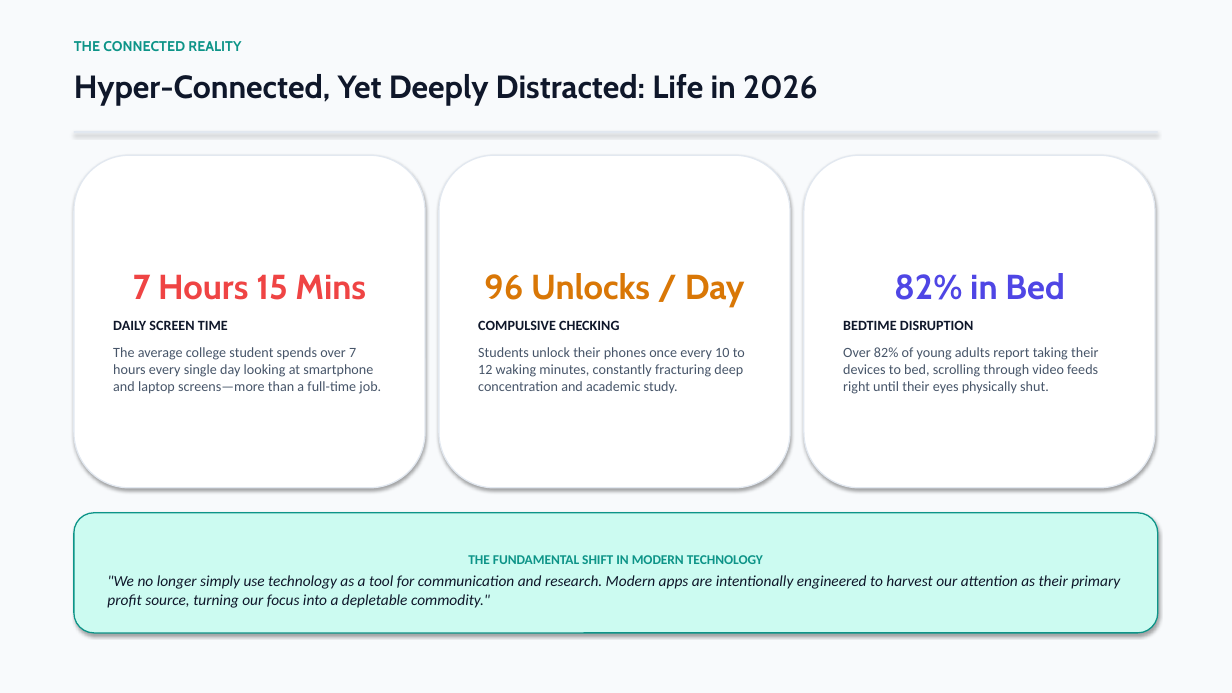
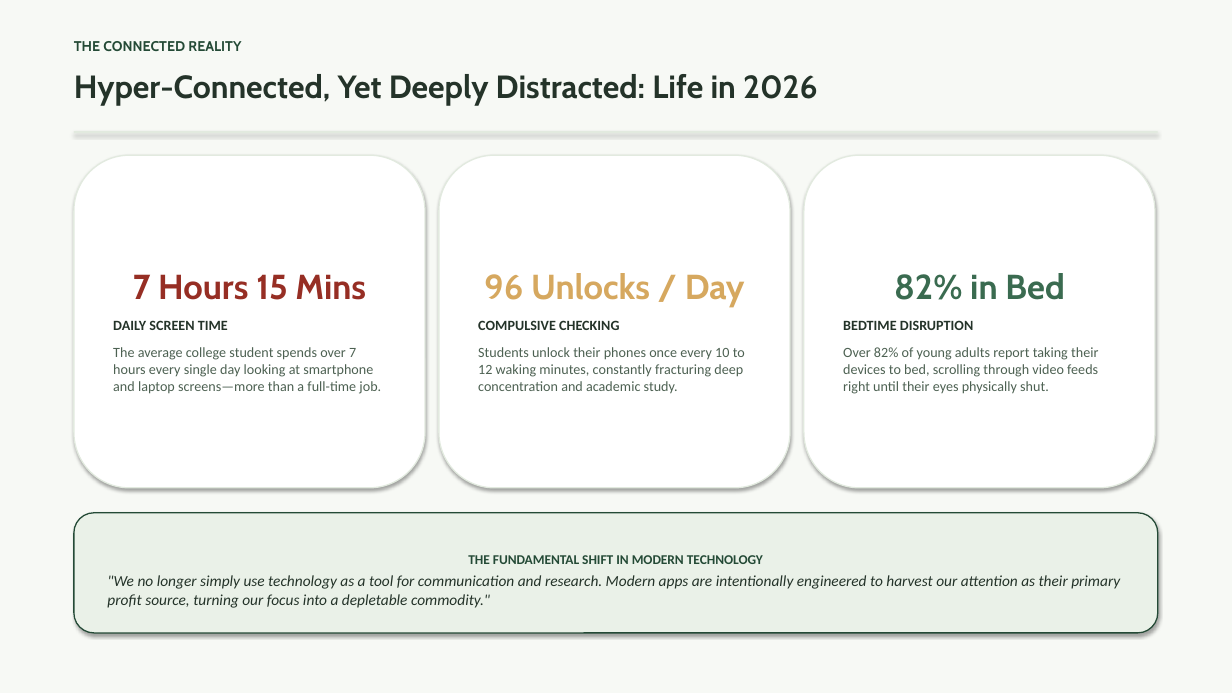
Before and after one commit to ruler1666/DWproject, a slide deck: slide 2 of ReflectHub_Digital_Wellness_Awareness.pptx. Drawn at 1232x693 pixels with LibreOffice and Linux fonts; fonts in the diff are those of the drawing. Boxes give left, top, right and bottom in pixels: in the first picture for what was removed or moved away, otherwise in the second. Text is boxed around its words. In the diff, an @@ line names an element or a change of style, - is before the commit and + after.

Commit message:
feat(ui): redesign website with Sage Green, Cream, and Forest Green color palette
- Applied user-recommended organic digital wellness palette:
  * Main background: #F7F9F5 (Cream / Warm Off-White)
  * Primary buttons: #244A36 (Deep Forest Green)
  * Secondary elements: #6B8F71 (Earthy Sage Green)
  * Cards: #FFFFFF (Pure Crisp White)
  * Highlight sections: #EAF1E8 (Soft Sage Tint)
  * Main text: #243329 (Deep Charcoal Green, WCAG AAA 12.8:1)
  * Accent: #D6A85F (Warm Golden Sand / Honey Accent)
- Replaced bright multi-colored neon gradients (#7c3aed, #2563eb, #0284c7) with solid tones and serene sage/forest/gold accents
- Calmed shadows to soft, organic slate rgba(36, 51, 41, 0.06)
- Re-captured real website screenshots with the new design system
- Rebuilt both university evaluation PowerPoint decks with updated colors and screenshots

```diff
--- a/ReflectHub_Digital_Wellness_Awareness.pptx
+++ b/ReflectHub_Digital_Wellness_Awareness.pptx
@@ rectangle at (0,0,1232,693): fill #F8FAFC to #F7F9F5 @@
@@ text "THE CONNECTED REALITY" at (74,41,241,51): text colour #0D9488 to #244A36 @@
@@ text "Hyper-Connected, Yet Deeply Distracted: Life ..." at (74,74,818,106): text colour #0F172A to #243329 @@
@@ rectangle at (74,131,1158,133): fill #E2E8F0 to #E2EADF @@
@@ rounded rectangle "7 Hours 15 Mins" at (74,155,425,488): text colour #EF4444 to #962E24 in "7 Hours 15 Mins"; text colour #0F172A to #243329 in "DAILY SCREEN TIME"; text colour #475569 to #4D6152 in "The average college student spends over 7 ..."; outline #E2E8F0 1 pt to #E2EADF 1 pt @@
@@ rounded rectangle "96 Unlocks / Day" at (439,155,790,488): text colour #D97706 to #D6A85F in "96 Unlocks / Day"; text colour #0F172A to #243329 in "COMPULSIVE CHECKING"; text colour #475569 to #4D6152 in "Students unlock their phones once every 10 ..."; outline #E2E8F0 1 pt to #E2EADF 1 pt @@
@@ rounded rectangle "82% in Bed" at (804,155,1155,488): text colour #4F46E5 to #3A6B50 in "82% in Bed"; text colour #0F172A to #243329 in "BEDTIME DISRUPTION"; text colour #475569 to #4D6152 in "Over 82% of young adults report taking ..."; outline #E2E8F0 1 pt to #E2EADF 1 pt @@
@@ rounded rectangle "THE FUNDAMENTAL SHIFT IN MODERN ..." at (74,513,1158,633): text colour #0D9488 to #244A36 in "THE FUNDAMENTAL SHIFT IN MODERN TECHNOLOGY"; text colour #0F172A to #243329 in ""We no longer simply use technology as ..."; fill #CCFBF1 to #EAF1E8; outline #0D9488 1 pt to #244A36 1 pt @@
```
Also in this commit, not shown: 14 other slides changed, 7 other files.
